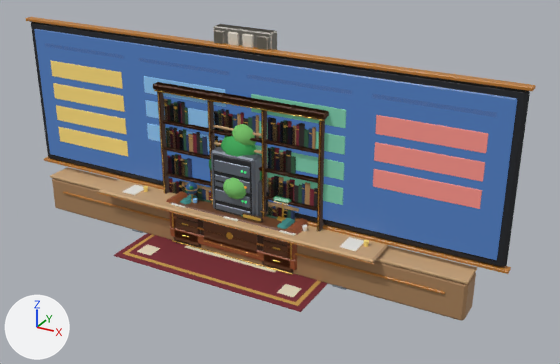
Renders of the glTF model apps/web/public/office/furniture.glb from each side of a commit.
Both versions are drawn from a 50 mm camera at (5.96, -9.65, 6.13) aimed at (0.6, 0.09, 1.25). Arrows for +X, +Y and +Z are at lower left; the lights stay in place. The picture after the commit comes second.

The first picture shows 'board', 'bookcase_lux_e', 'bookcase_lux_w', 'counter', 'plant_tall', 'rug_lux', 'server', 'sofa_lux', 'table', 'wall', 'wall_led' and 4 more.
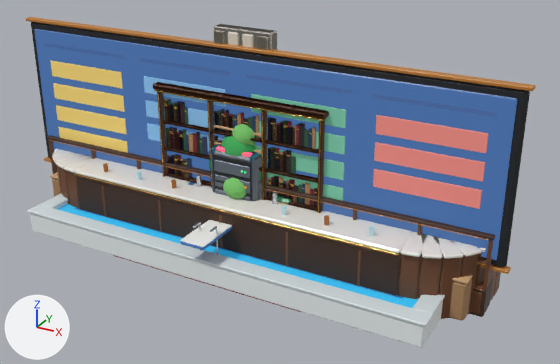
Pixel boxes (x1, y1, x2, y2) of what changed, in the pictures (560 x 364 px):
'bar_counter', added
    after: (52, 149, 501, 319)
    faces in mat_walnutdark (brown #432a1a): (77, 177, 400, 296)
    faces in mat_marble (white #f1ede6): (52, 149, 486, 259)
    faces in mat_walnut (brown #6e4529): (56, 165, 501, 319)
    faces in mat_gold (orange #d6aa4c): (74, 174, 399, 255)
    faces in mat_chrome (light grey #c9ced6): (196, 174, 278, 205)
'pool', added
    after: (27, 194, 445, 348)
    faces in mat_pooltile (white #eef4f5): (30, 202, 443, 348)
    faces in mat_poolcap (white #d9e3e6): (27, 194, 445, 327)
    faces in mat_water (cyan #39b6e0, glowing blue #1a6f96): (57, 204, 418, 308)
    faces in mat_laneblue (blue #1d5f9a): (75, 207, 404, 299)
'wine_wall', added (mostly hidden)
    after: (46, 135, 495, 317)
    faces in mat_walnutdark (brown #432a1a): (46, 135, 495, 317)
    faces in mat_walnut (brown #6e4529): (48, 139, 494, 314)
    faces in mat_amber (orange #b9772a): (50, 140, 488, 290)
'diving_board', added
    after: (180, 220, 232, 250)
    faces in mat_net (white #f2f2ee): (180, 220, 232, 247)
    faces in mat_boardblue (blue #3a7fd0): (181, 226, 232, 250)
'arcade_b', added (mostly hidden)
    after: (212, 144, 260, 194)
'rug_lux', unchanged, covered by the edit
    before: (114, 233, 328, 312)
    after: (114, 255, 301, 312)
'table', unchanged, covered by the edit
    before: (97, 179, 388, 290)
'counter', unchanged, covered by the edit
    before: (169, 182, 296, 275)
    after: (188, 182, 291, 205)
'sofa_lux', unchanged, covered by the edit
    before: (166, 191, 308, 270)

The change, as a diff of the scene's bpy script:
```diff
--- a/apps/web/public/office/furniture.glb.py
+++ b/apps/web/public/office/furniture.glb.py
@@ ob_diving_board @@
+ob_diving_board = bpy.data.objects.new('diving_board', me_diving_board)  # 256 vertices, 460 faces; spans x -0.27..0.27, y -1.5..0.39, z 0.0..1.12; in mat_pooltile (white #eef4f5), mat_poolcap (white #d9e3e6), mat_chrome (light grey #c9ced6), mat_boardblue (blue #3a7fd0), mat_net (white #f2f2ee)
+ob_diving_board.location = (0.0, 0.0, 0.0)
@@ ob_pool @@
+ob_pool = bpy.data.objects.new('pool', me_pool)  # 472 vertices, 872 faces; spans x -3.53..3.53, y -1.32..1.32, z 0.0..0.88; in mat_pooltile (white #eef4f5), mat_poolcap (white #d9e3e6), mat_water (cyan #39b6e0, glowing blue #1a6f96), mat_laneblue (blue #1d5f9a), mat_lanerope (yellow #f2d479), mat_chrome (light grey #c9ced6)
+ob_pool.location = (0.0, 0.0, 0.0)
@@ ob_arcade_b @@
+ob_arcade_b = bpy.data.objects.new('arcade_b', me_arcade_b)  # 378 vertices, 692 faces; spans x -0.38..0.38, y -0.45..0.35, z 0.0..1.8; in mat_neonteal (cyan #1f8f9a), mat_dark (black #1d2025), mat_metaldark (grey #6d747e), mat_red (red #cf4a44), mat_lemon (yellow #f2d479), mat_sky (blue #8ec1ea), mat_coral (pink #ee8f86), mat_ink (black #1a1a1a), mat_arcadescreen (cyan #7fe0ff, glowing blue #3fa8d8), mat_marqueeb (pink #ff7ab8, glowing pink #c2397a), mat_metal (grey #6f7884), mat_ledamber (orange #e08a2c, glowing brown #a8651a)
+ob_arcade_b.location = (0.0, 0.0, 0.0)
@@ ob_wine_wall @@
+ob_wine_wall = bpy.data.objects.new('wine_wall', me_wine_wall)  # 1920 vertices, 3184 faces; spans x -4.02..4.02, y -0.22..0.21, z 0.0..1.64; in mat_walnutdark (brown #432a1a), mat_walnut (brown #6e4529), mat_amber (orange #b9772a), mat_bottlegreen (dark green #2f6b3a), mat_bottleamber (brown #9a5a1c), mat_bottleclear (pale blue #d7ecef), mat_winered (dark red #6a1c2a)
+ob_wine_wall.location = (0.0, 0.0, 0.0)
@@ ob_bar_counter @@
+ob_bar_counter = bpy.data.objects.new('bar_counter', me_bar_counter)  # 1268 vertices, 2312 faces; spans x -4.05..4.05, y -0.86..0.7, z 0.0..1.52; in mat_walnut (brown #6e4529), mat_marble (white #f1ede6), mat_walnutdark (brown #432a1a), mat_amber (orange #b9772a), mat_gold (orange #d6aa4c), mat_chrome (light grey #c9ced6), mat_bottleamber (brown #9a5a1c), mat_glasstint (cyan #bfe0e6)
+ob_bar_counter.location = (0.0, 0.0, 0.0)
```
